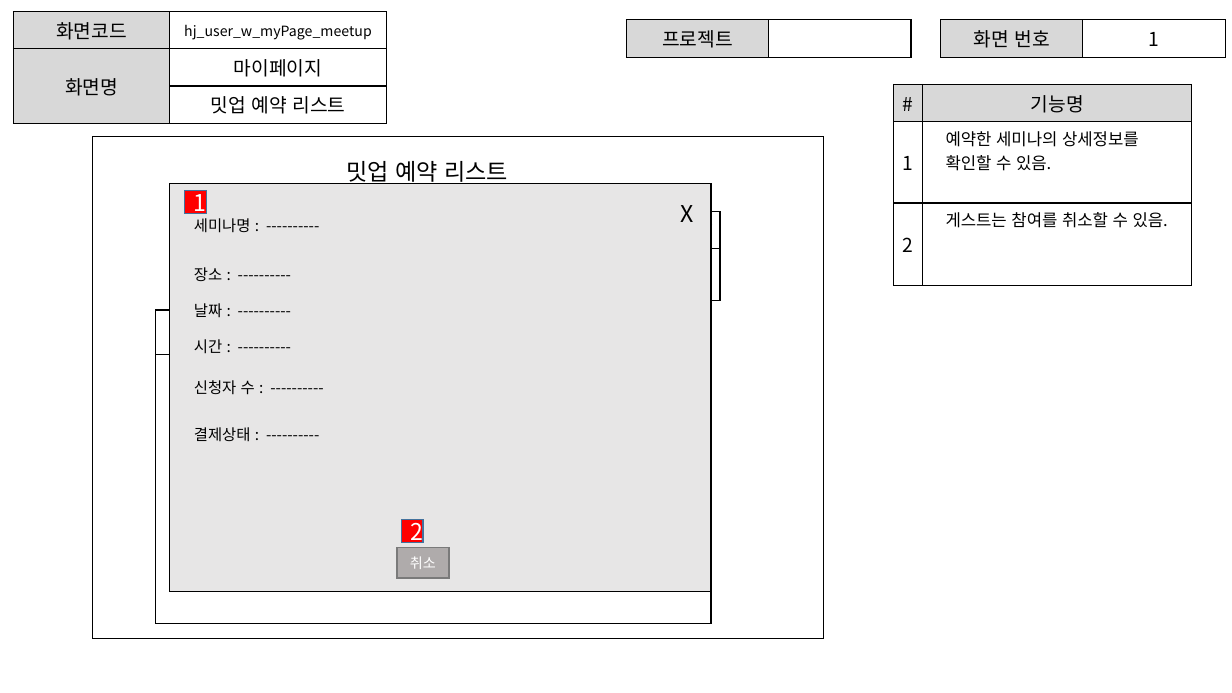
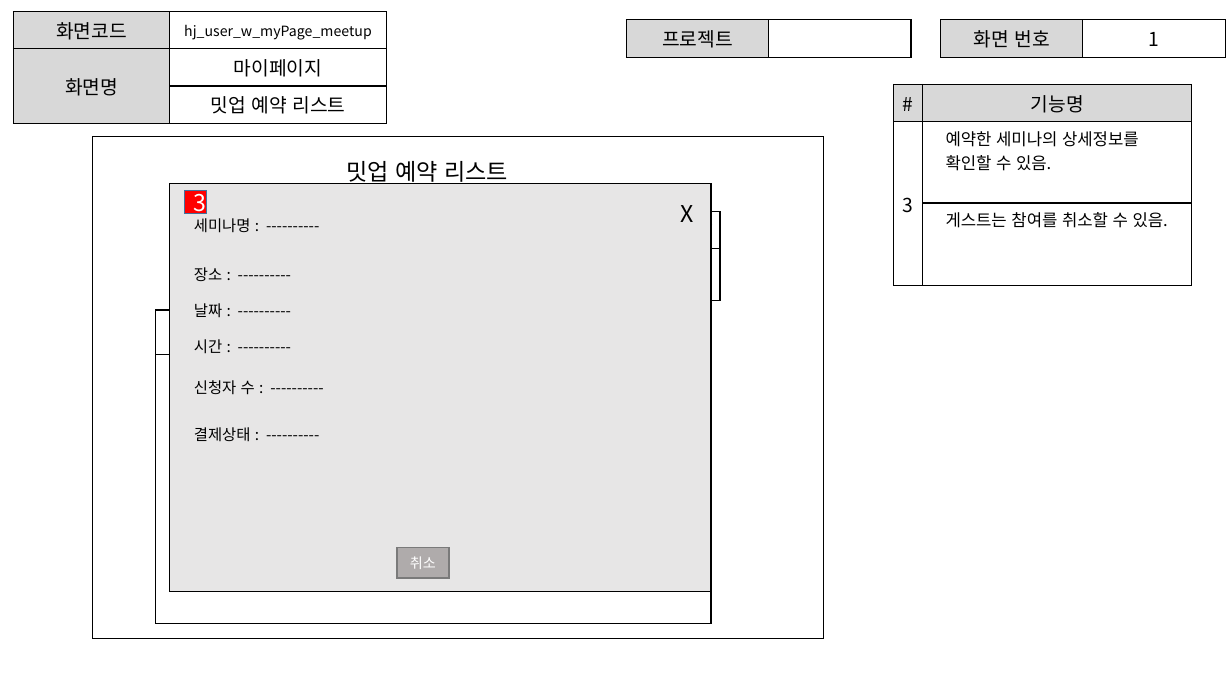
Before and after one commit to ezenteam2/e-Zone, a slide deck: slide 17 of 0 발표용 파워포인트/project05 - 파워포인트 종합 - 형준.pptx. Drawn at 1232x693 pixels with LibreOffice and Linux fonts; fonts in the diff are those of the drawing. Boxes give left, top, right and bottom in pixels: in the first picture for what was removed or moved away, otherwise in the second. Text is boxed around its words. In the diff, an @@ line names an element or a change of style, - is before the commit and + after.

```diff
--- a/0 발표용 파워포인트/project05 - 파워포인트 종합 - 형준.pptx
+++ b/0 발표용 파워포인트/project05 - 파워포인트 종합 - 형준.pptx
@@ table at box(894, 85, 1192, 270) @@
-row 2, column 1: 1
+row 2, column 1: 3
-row 3, column 1: 2
+row 3, column 1: 
@@ text in rectangle at box(194, 187, 207, 216): text changed @@
-1
+3
@@ rectangle removed at box(401, 519, 423, 543) @@
-2
```
Also in this commit, not shown: 8 other slides changed, 6 other files.
